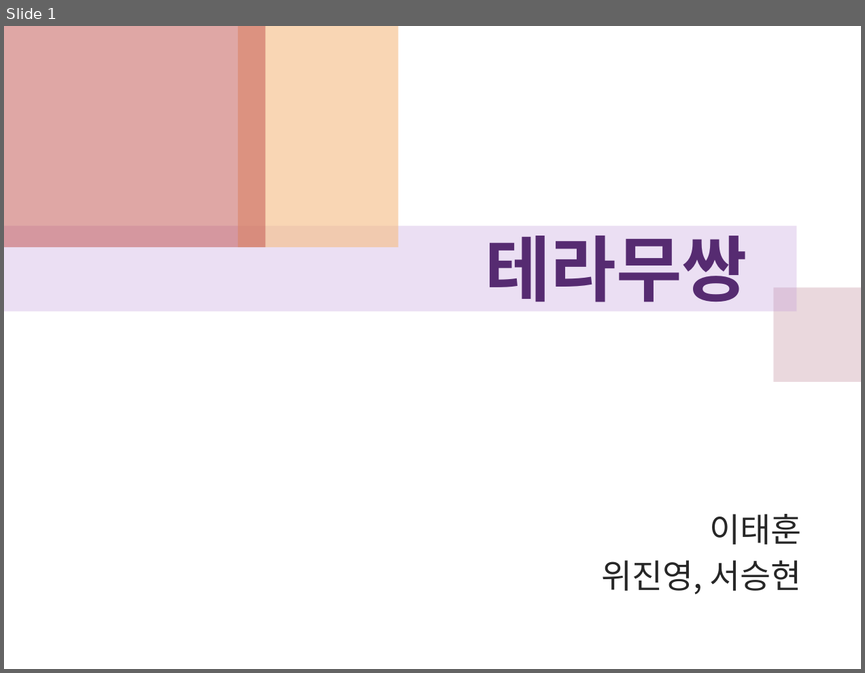
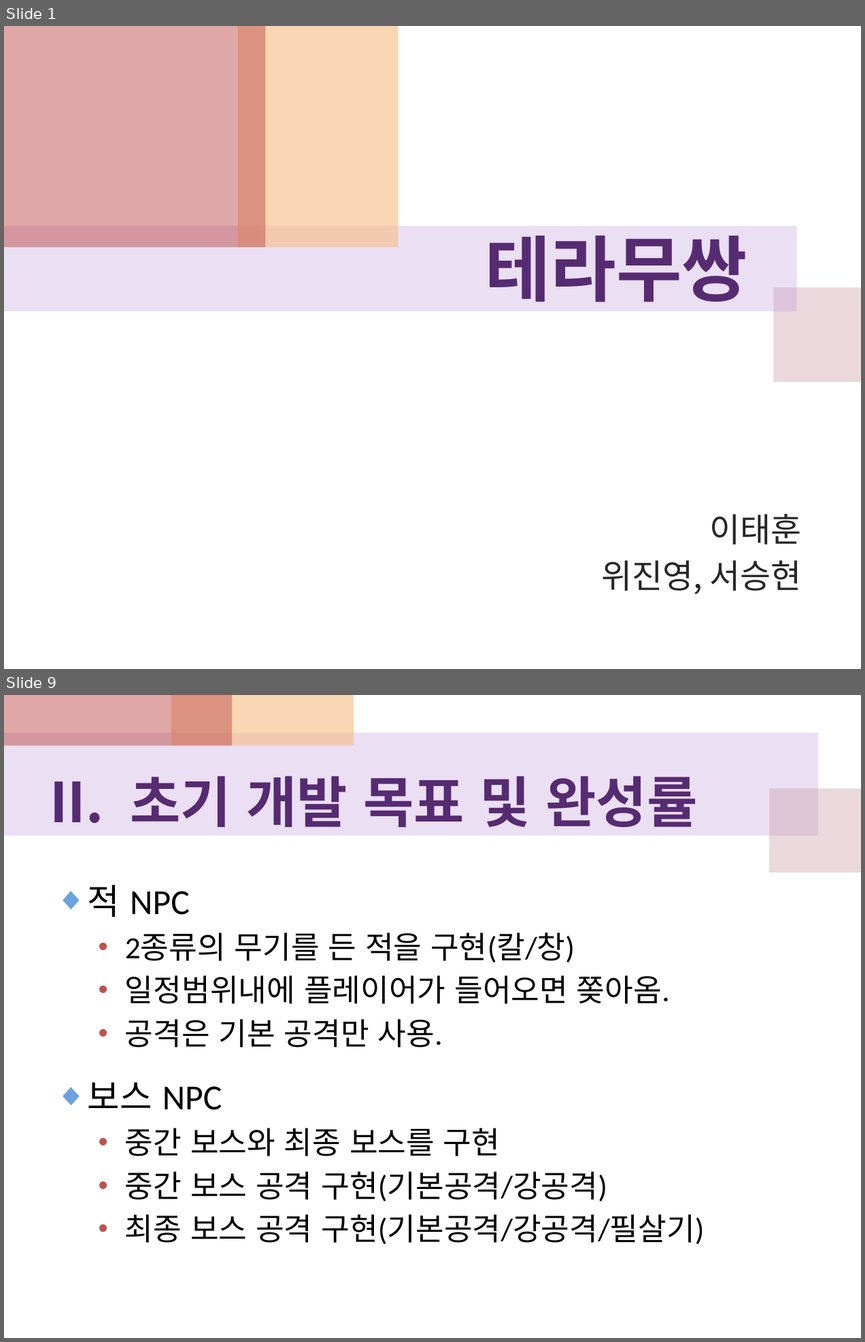
Before and after one commit to WiJYng/SGA_DirectxTeam, a slide deck: 중간보고서/테라무쌍_최종보고.pptx. Shown one above the other, each under a label of ours: slide 1 before the commit, slides 1 and 9 after it; the slides between them are not shown. The pictures are 865x673 and 865x1342 pixels, drawn with LibreOffice and Linux fonts; fonts in the diff are those of the drawing. Boxes give left, top, right and bottom in pixels: in the first picture for what was removed or moved away, otherwise in the second. Text is boxed around its words. In the diff, an @@ line names an element or a change of style, - is before the commit and + after.

Commit message:
최종 보고서 커밋

```diff
--- a/중간보고서/테라무쌍_최종보고.pptx
+++ b/중간보고서/테라무쌍_최종보고.pptx
@@ slide 9 added at (x1=4, y1=695, x2=861, y2=1338), background #FFFFFF @@
@@ rectangle added at (x1=4, y1=695, x2=232, y2=745), fill #C0504D at 50% opacity @@
@@ rectangle added at (x1=171, y1=695, x2=354, y2=745), fill #F5BC83 at 60% opacity @@
@@ rectangle added at (x1=4, y1=732, x2=818, y2=836), fill #BF98D8 at 30% opacity @@
@@ text added at (x1=130, y1=776, x2=697, y2=827), 46.2 pt, text #562B71, bold @@
+II. 초기 개발 목표 및 완성률
@@ rectangle added at (x1=769, y1=788, x2=861, y2=872), fill #CC9EAC at 40% opacity @@
@@ text added at (x1=88, y1=885, x2=670, y2=1047), 25.9 pt, text #000000 @@
+◆ 적 NPC
+  • 2종류의 무기를 든 적을 구현(칼/창)
+  • 일정범위내에 플레이어가 들어오면 쫒아옴.
+  • 공격은 기본 공격만 사용.
@@ text added at (x1=88, y1=1082, x2=704, y2=1244), 25.9 pt, text #000000 @@
+◆ 보스 NPC
+  • 중간 보스와 최종 보스를 구현
+  • 중간 보스 공격 구현(기본공격/강공격)
+  • 최종 보스 공격 구현(기본공격/강공격/필살기)
```
Also in this commit, not shown: 14 slides changed, 8 other slides added, 2 other files.
